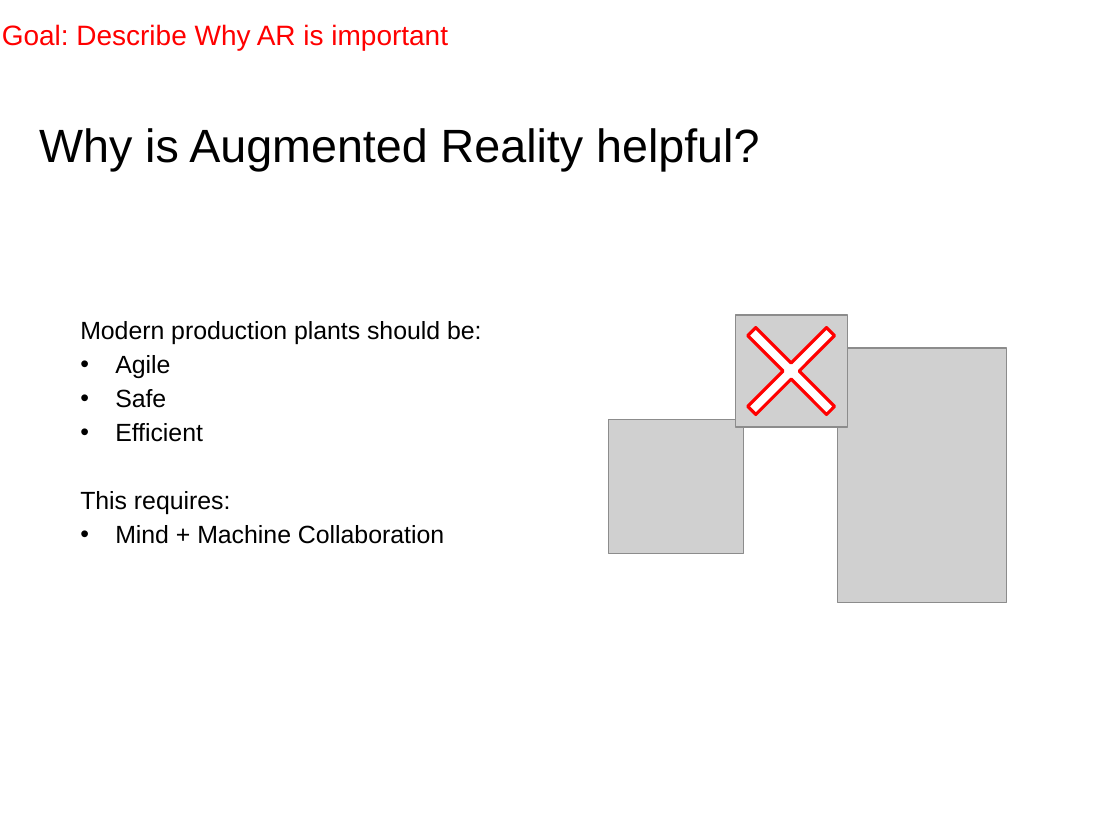
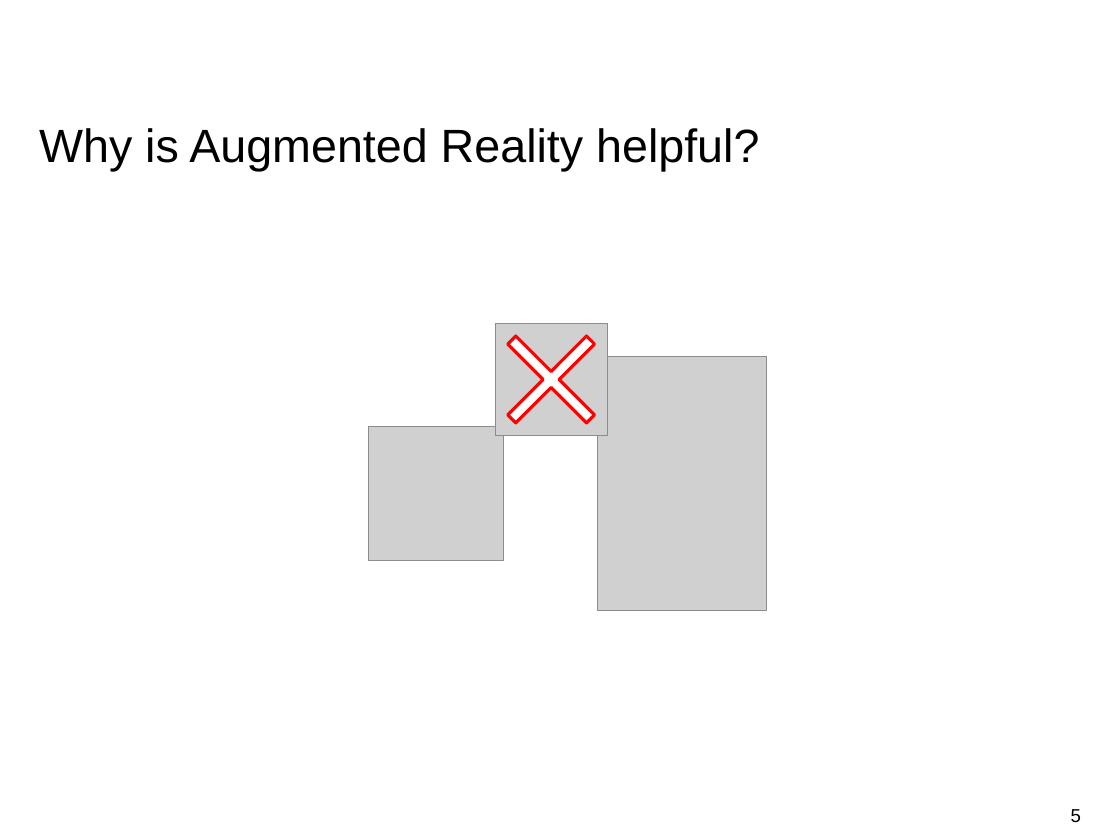
Before and after one commit to EricVoll/PARRHI, a slide deck: slide 5 of 05_Presentation/PARRHIPresentationv2.pptx (slide 4 before the commit). Drawn at 1120x840 pixels with LibreOffice and Linux fonts; fonts in the diff are those of the drawing; grey boxes stand for pictures; background and template pictures are left out. Boxes give left, top, right and bottom in pixels: in the first picture for what was removed or moved away, otherwise in the second. Text is boxed around its words. In the diff, an @@ line names an element or a change of style, - is before the commit and + after.

```diff
--- a/05_Presentation/PARRHIPresentationv2.pptx
+++ b/05_Presentation/PARRHIPresentationv2.pptx
@@ text removed at [2, 24, 448, 50] @@
-Goal: Describe Why AR is important
@@ text removed at [80, 321, 481, 544] @@
-Modern production plants should be:
-• Agile
-• Safe
-• Efficient
-This requires:
-• Mind + Machine Collaboration
@@ 2 pictures, 1 cross: place and size @@
-2 pictures, 1 cross at [716, 296, 1007, 603]
+2 pictures, 1 cross at [475, 304, 766, 610]
@@ picture removed at [608, 419, 743, 553] @@
@@ picture added at [368, 426, 503, 560] @@
@@ page number added at [1071, 809, 1081, 823], 12 pt, text #000000 @@
+5
```
Also in this commit, not shown: 25 other slides changed, 1 slide added, 13 other files.
